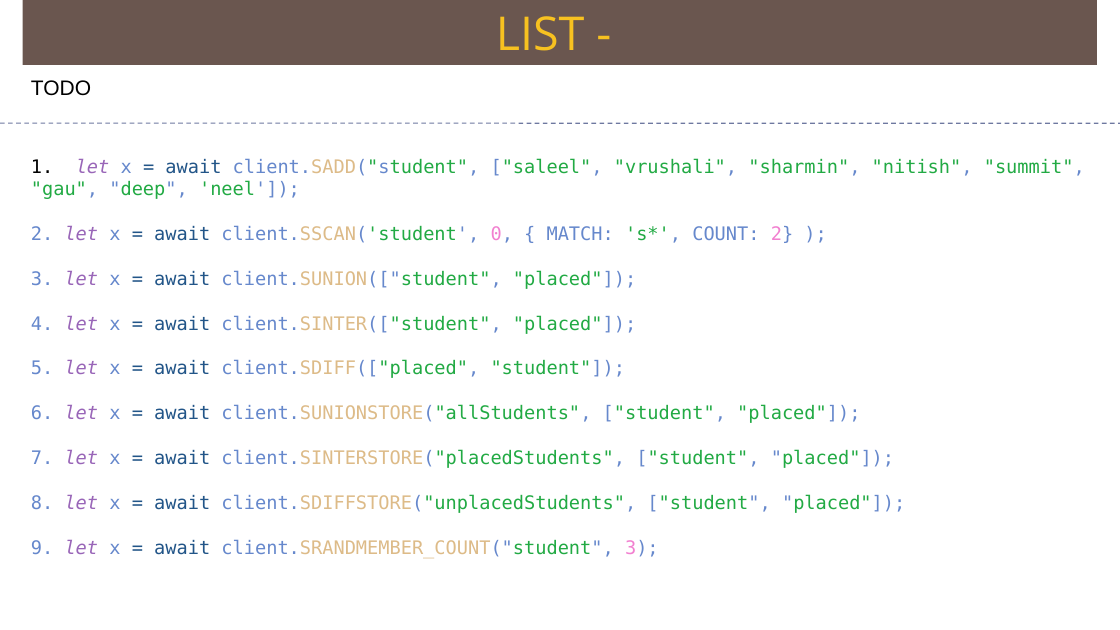
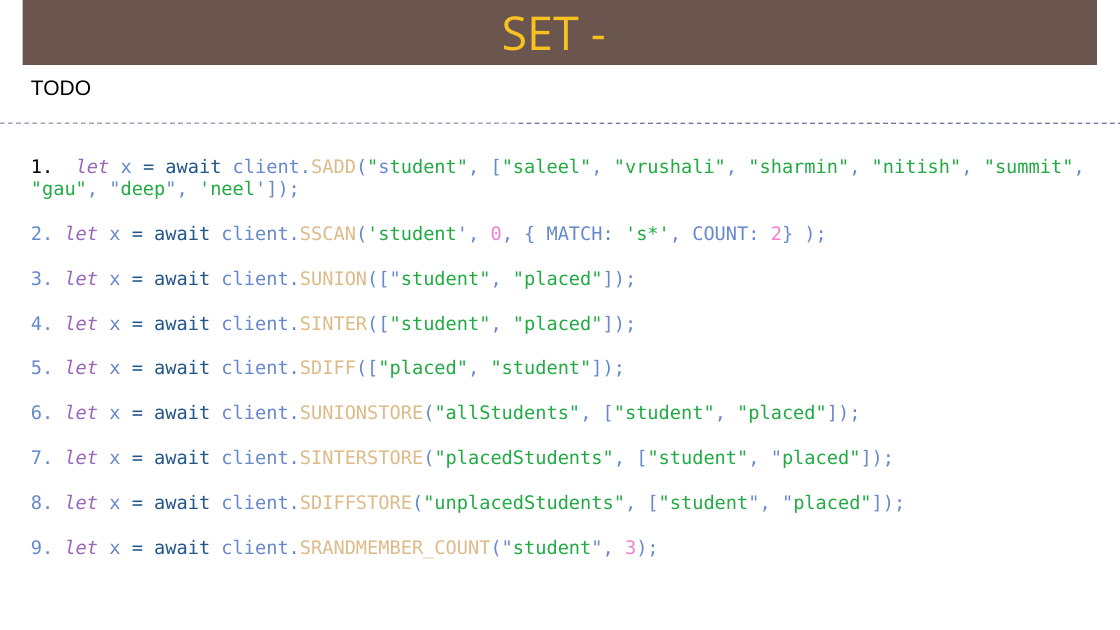
Before and after one commit to Saleel-Bagde/PPT-s, a slide deck: slide 136 of redis Ver2.pptx. Drawn at 1120x630 pixels with LibreOffice and Linux fonts; fonts in the diff are those of the drawing. Boxes give left, top, right and bottom in pixels: in the first picture for what was removed or moved away, otherwise in the second. Text is boxed around its words. In the diff, an @@ line names an element or a change of style, - is before the commit and + after.

```diff
--- a/redis Ver2.pptx
+++ b/redis Ver2.pptx
@@ text in rectangle at [502,16,579,51]: text changed @@
-LIST -
+SET -
```
Also in this commit, not shown: 1 other slide changed, 2 slides added.
